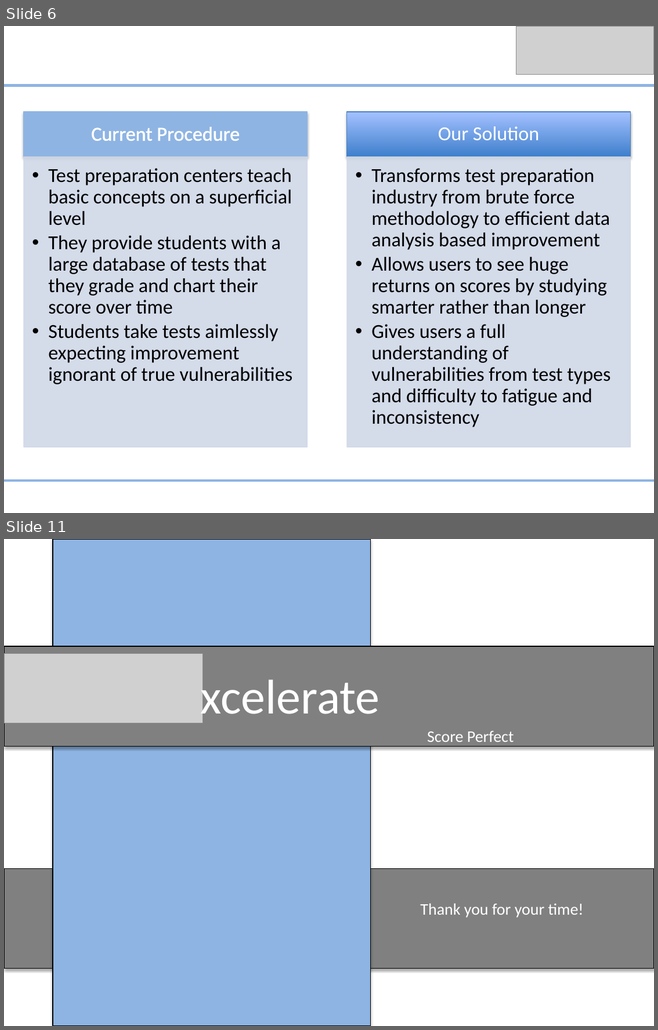
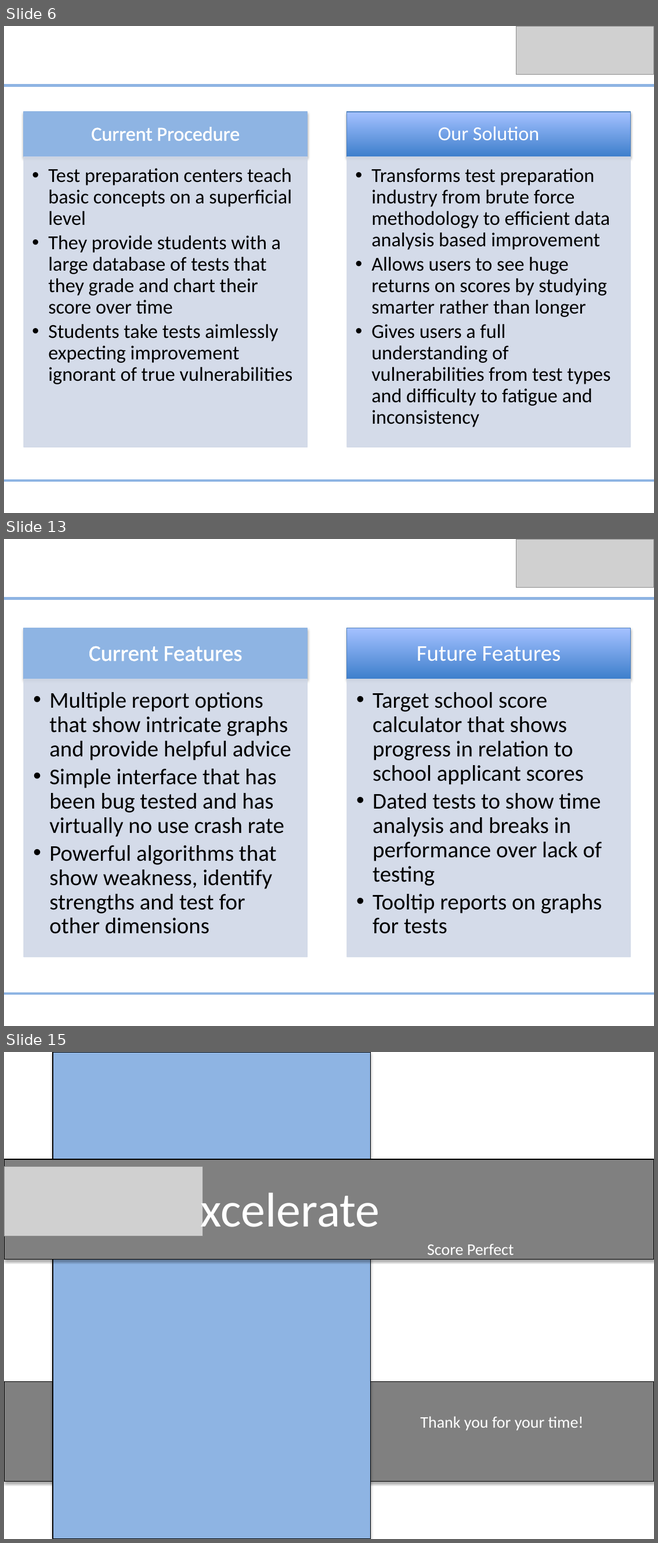
Before and after one commit to av8ramit/excelerate, a slide deck: Documents/Business Plan.pptx. Shown one above the other, each under a label of ours: slides 6 and 11 before the commit, slides 6, 13 and 15 after it; the slides between them are not shown. The pictures are 658x1030 and 658x1543 pixels, drawn with LibreOffice and Linux fonts; fonts in the diff are those of the drawing; grey boxes stand for pictures. Boxes give left, top, right and bottom in pixels: in the first picture for what was removed or moved away, otherwise in the second. Text is boxed around its words. In the diff, an @@ line names an element or a change of style, - is before the commit and + after.

```diff
--- a/Documents/Business Plan.pptx
+++ b/Documents/Business Plan.pptx
@@ slide 13 added at bbox=[4, 539, 654, 1026], background #FFFFFF @@
@@ picture added at bbox=[516, 539, 654, 587] @@
@@ line added from (4, 599) to (654, 599), #8EB4E3 3 pt @@
@@ group added at bbox=[24, 628, 630, 957]: 4 rectangles, 4 texts @@
+Current Features
+  •• Multiple report options that show intricate graphs and provide helpful advice
+  •• Simple interface that has been bug tested and has virtually no use crash rate
+  •• Powerful algorithms that show weakness, identify strengths and test for other dimensions
+Future Features
+  •• Target school score calculator that shows progress in relation to school applicant scores
+  •• Dated tests to show time analysis and breaks in performance over lack of testing
+  •• Tooltip reports on graphs for tests
@@ line added from (4, 994) to (654, 994), #8EB4E3 3 pt @@
@@ what was slide 11 is now slide 15 @@
```
Also in this commit, not shown: 4 slides changed, 4 other slides added, 1 slide removed, 2 other files.
